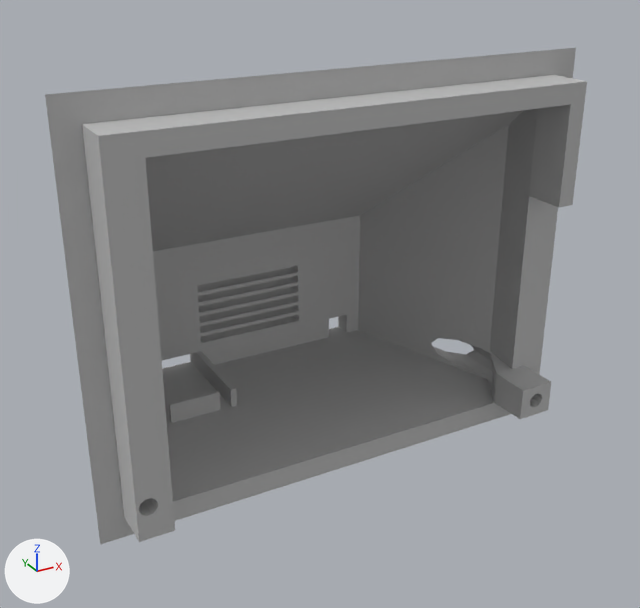
The OBJ model 3D_Print_Assets/TV_BACK.obj as it was, and as the next commit left it.
The view is the same before and after, from a camera (50 mm lens) standing at (-91.2, -135.8, 119.2) and looking at (4.0, 37.3, 32.7). Lighting does not change. The marker at lower left points along +X, +Y and +Z. Where no turn or scale is listed for an object, it has been applied to the vertices.

Names of what the first picture shows: 'TV_BACK'.
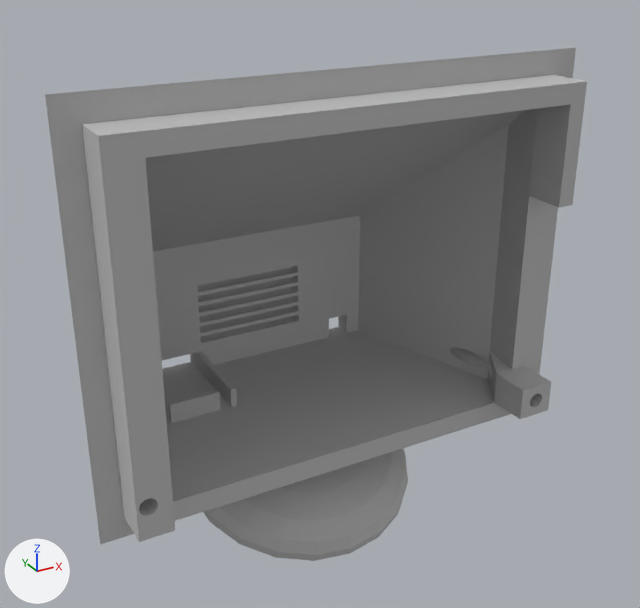
The change in detail:
me_tv_back is used by ob_tv_back; location (0.0, 0.0, 0.0).
me_tv_back had 246 vertices, 320 faces and spanned x -59.5..57.5, y 6.0..75.0, z 0.0..92.0.
me_tv_back now has 389 vertices, 470 faces and spans x -59.5..57.5, y 6.0..75.0, z -25.0..92.0.
me_tv_back part 1: a new loose piece of 185 vertices spanning x -30.0..30.0, y 14.0..73.4, z -25.0..0.4, in mat_initialshadinggroup (grey #bcbcbc).
Part 2, on me_tv_back:
76 vertices are removed from x -55.5..51.5, y 18.0..75.0, z 0.0..16.8.
132 faces are deleted.
7 vertices move from x 43.5..48.7, y 25.8..61.9, z 9.5..13.3 to x 45.5..49.1, y 28.1..55.3, z 9.5..11.4.
34 vertices are added at x -53.5..49.5, y 20.2..54.7, z 7.6..14.9.
37 new faces join them, mat_initialshadinggroup (grey #bcbcbc).
55 new faces join them, mat_tv_back_initialshadinggroup (grey #bcbcbc).

Changed parts and their boxes [x1, y1, x2, y2] in the pictures (640 x 608 px; the box of a moved part takes in the faces that stretch with it):
'TV_BACK', reshaped: before [45, 48, 587, 544]; after [45, 48, 587, 561]
part 1 of me_tv_back, added: after [203, 449, 408, 561]
part 2 of me_tv_back, moved or reshaped: [45, 95, 551, 544] in both
